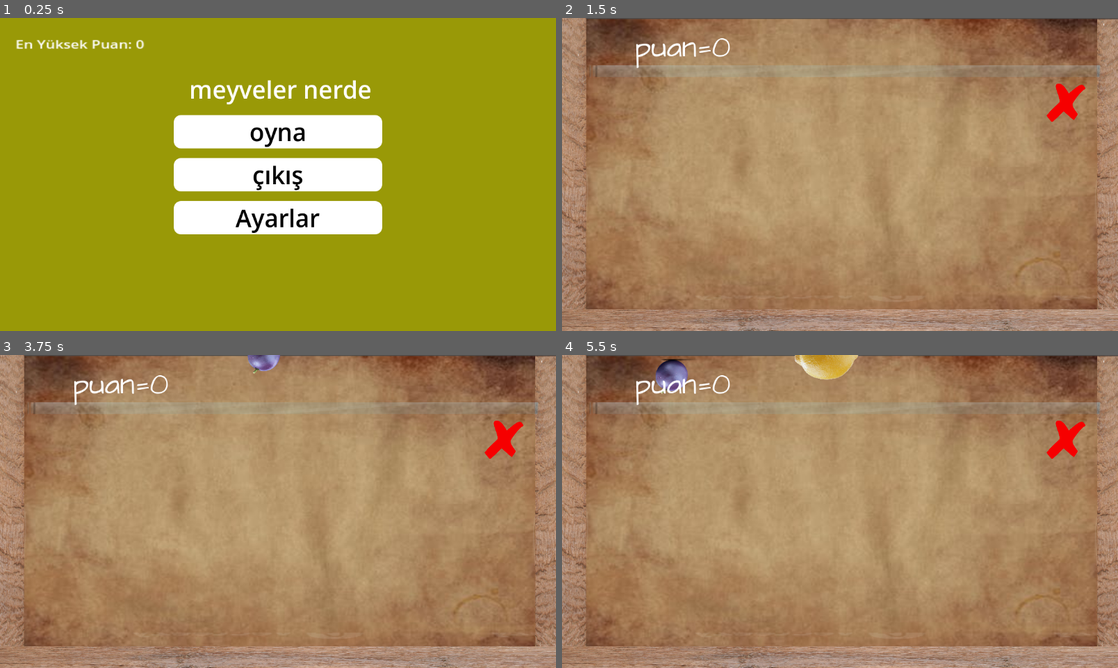
Above: before the commit, frames 1-4 (two rows, left to right).
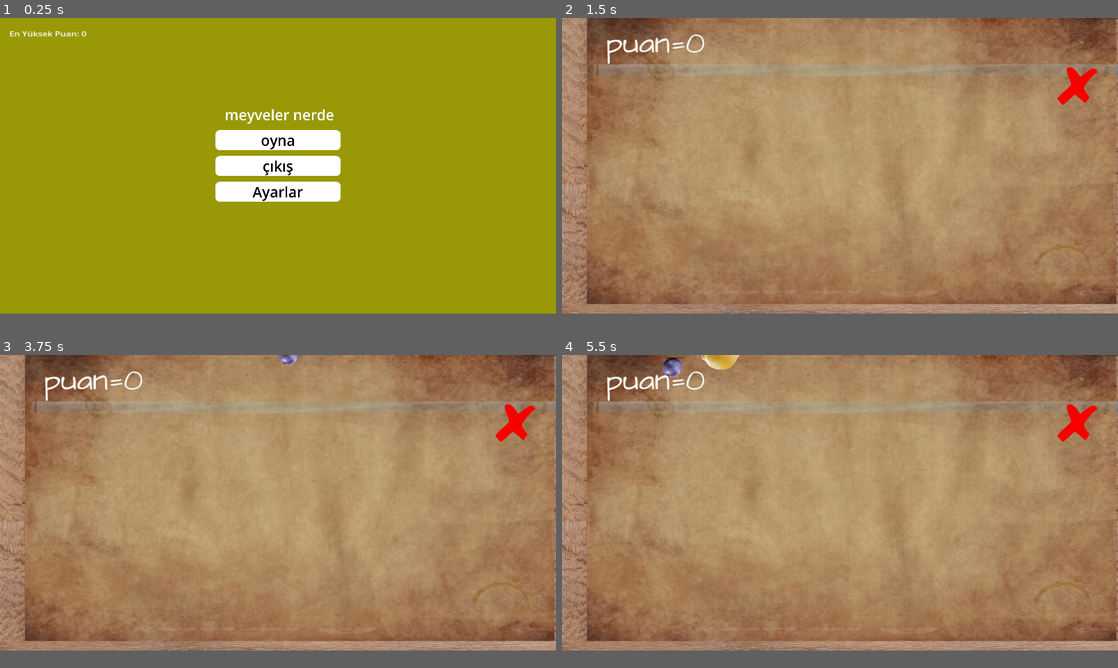
Above: after the commit, the same moments.

Repository: Alciella/meyvebirlestirme
Game: Godot game, scene res://sahneler/main menu.tscn
Two runs of this game, one before a commit and one after it. Both use one fixed random seed, a clock stepped at 60 frames per second and the inputs below.
Inputs (mouse positions are in pixels of both pictures, inside the frame that each line leads up to):
- Up to frame 1 (0.25 s): no input
- Up to frame 2 (1.5 s): click "oyna" at 0.5 s; tap Enter at 1.25 s; move the mouse to (962, 158) at 1.27 s; tap D (sağ) at 1.35 s
- Up to frame 3 (3.75 s): tap Space at 2, 3.5 s; move the mouse to (166, 527) at 2.02 s; tap A (sol) at 2.1 s; tap Enter at 2.75 s; move the mouse to (333, 442) at 2.77 s; press the mouse at (333, 442) at 2.78 s; move the mouse to (250, 574) at 3.52 s; release the mouse at (250, 574) at 3.53 s; tap D (sağ) at 3.6 s
- Up to frame 4 (5.5 s): tap Enter at 4.25 s; move the mouse to (1006, 558) at 4.27 s; tap A (sol) at 4.35 s; tap Space at 5 s; move the mouse to (673, 464) at 5.02 s; click (673, 464) at 5.1 s
In our replay, the window is 800x450 before the commit and 800x425 after it. These sizes can differ from the game's own. Grey fills any space a smaller window leaves; there, only what the larger window draws over its background counts as a difference.

The runs differ from the first frame. In frame 1, 12% of the frame differs, in the area x 1-69%, y 4-70%; in frame 2, 11%; in frame 3, 12%; in frame 4, 13%, in the area x 0-100%, y 0-100%.

Commit message:
çözüldü

Diff:
--- a/objeler/üzüm.gd
+++ b/objeler/üzüm.gd
@@ -10,7 +10,7 @@
 @export var yeninesne: PackedScene
 # Called when the node enters the scene tree for the first time.
 func _ready() -> void:
-	pos=Vector2(550,0)
+	pos=Vector2(1000,0)
 	position=pos
 	freeze=true
 	pass # Replace with function body.
--- a/project.godot
+++ b/project.godot
@@ -21,6 +21,8 @@
 
 [display]
 
+window/size/viewport_width=1920
+window/size/viewport_height=1020
 window/size/mode=3
 window/stretch/mode="viewport"
 
--- a/sahneler/anasayfa.gd
+++ b/sahneler/anasayfa.gd
@@ -36,9 +36,9 @@
 
 	if get_global_mouse_position().x<50:
 		Input.warp_mouse(Vector2(50, get_global_mouse_position().y))
-	if get_global_mouse_position().x>1100:
+	if get_global_mouse_position().x>1800:
 		Input.warp_mouse(Vector2(1100, get_global_mouse_position().y))
-	if get_global_mouse_position().y>600:
+	if get_global_mouse_position().y>2000:
 		Input.warp_mouse(Vector2(get_global_mouse_position().x,600))
 
 	if puan>Counter.puan:
--- a/sahneler/node_2d_anasayfa.tscn
+++ b/sahneler/node_2d_anasayfa.tscn
@@ -25,11 +25,12 @@
 script = ExtResource("1_dqsuy")
 
 [node name="arkaplan" type="Sprite2D" parent="."]
-position = Vector2(576, 323.5)
-scale = Vector2(2.304, 1.92515)
+position = Vector2(1007, 500.749)
+scale = Vector2(3.97593, 3.15125)
 texture = ExtResource("1_w0f5j")
 
 [node name="duvarlar" type="Node2D" parent="."]
+scale = Vector2(1.72566, 1.63688)
 
 [node name="StaticBody2D3" type="StaticBody2D" parent="duvarlar"]
 position = Vector2(1229, 357.965)
@@ -76,11 +77,13 @@
 offset_top = 19.0
 offset_right = 434.0
 offset_bottom = 142.0
+scale = Vector2(1.72566, 1.64563)
 theme_override_fonts/font = ExtResource("4_gx2g6")
 theme_override_font_sizes/font_size = 50
 text = "puan=0"
 
 [node name="Area2D" type="Area2D" parent="."]
+scale = Vector2(1.72566, 1.63688)
 script = ExtResource("5_hwbm0")
 
 [node name="CollisionShape2D" type="CollisionShape2D" parent="Area2D"]
@@ -94,27 +97,28 @@
 texture = ExtResource("6_6domj")
 
 [node name="exit_button" type="Button" parent="."]
-offset_left = 1004.0
-offset_top = 135.745
-offset_right = 1012.0
-offset_bottom = 143.745
-scale = Vector2(10, 10)
+offset_left = 1710.0
+offset_top = 169.933
+offset_right = 1718.0
+offset_bottom = 177.933
+scale = Vector2(17.2566, 16.3688)
 theme_override_styles/focus = SubResource("StyleBoxTexture_6domj")
 theme_override_styles/hover = SubResource("StyleBoxTexture_6domj")
 theme_override_styles/pressed = SubResource("StyleBoxTexture_6domj")
 theme_override_styles/normal = SubResource("StyleBoxTexture_6domj")
 
 [node name="Control" parent="." instance=ExtResource("6_hwbm0")]
-visible = false
-offset_left = 584.0
-offset_top = 342.882
-offset_right = 584.0
-offset_bottom = 342.882
+offset_left = 1021.0
+offset_top = 499.744
+offset_right = 1021.0
+offset_bottom = 499.744
 
 [node name="Node2D" type="Node2D" parent="."]
 position = Vector2(1097, 631.467)
+scale = Vector2(1.72566, 1.63688)
 
 [node name="müzik" type="AudioStreamPlayer2D" parent="."]
+scale = Vector2(1.72566, 1.63688)
 stream = ExtResource("9_3d73w")
 volume_db = -80.0
 autoplay = true
@@ -122,11 +126,10 @@
 parameters/looping = true
 
 [node name="bitme" parent="." instance=ExtResource("10_6f4kl")]
-visible = false
-offset_left = 150.0
-offset_top = 19.1049
-offset_right = 150.0
-offset_bottom = 19.1049
+offset_left = 431.0
+offset_top = 233.281
+offset_right = 431.0
+offset_bottom = 233.281
 
 [connection signal="body_entered" from="Area2D" to="Area2D" method="_on_body_entered"]
 [connection signal="pressed" from="exit_button" to="." method="_on_exit_button_pressed"]
